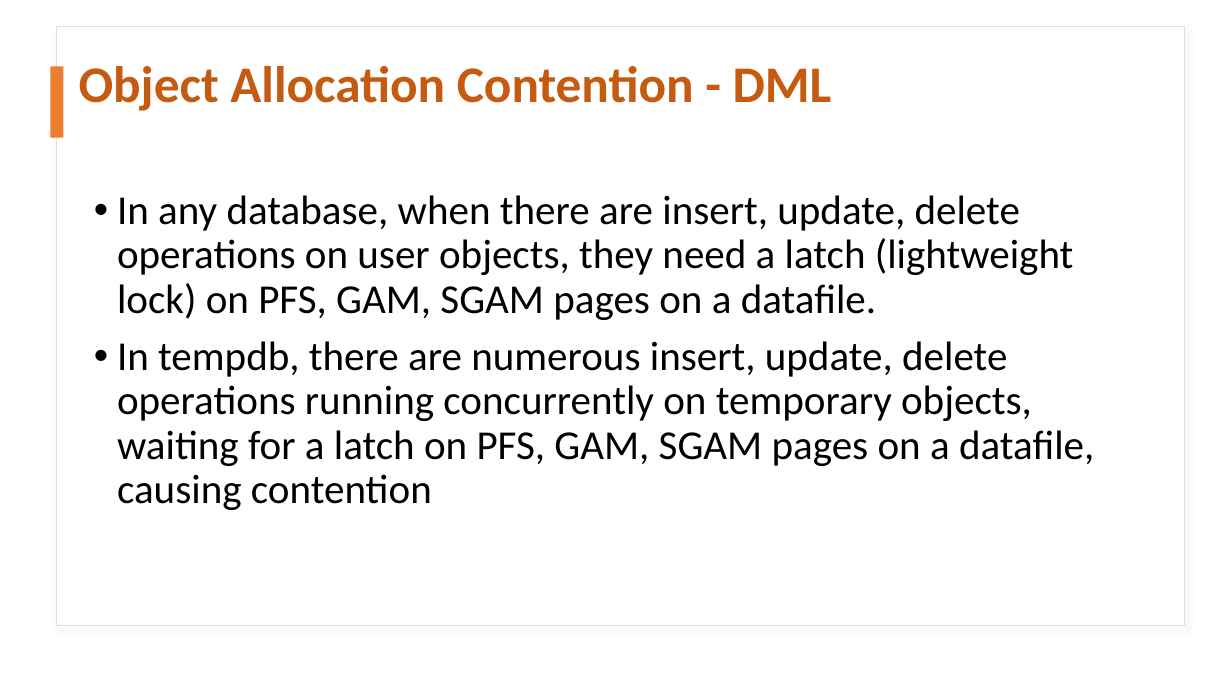
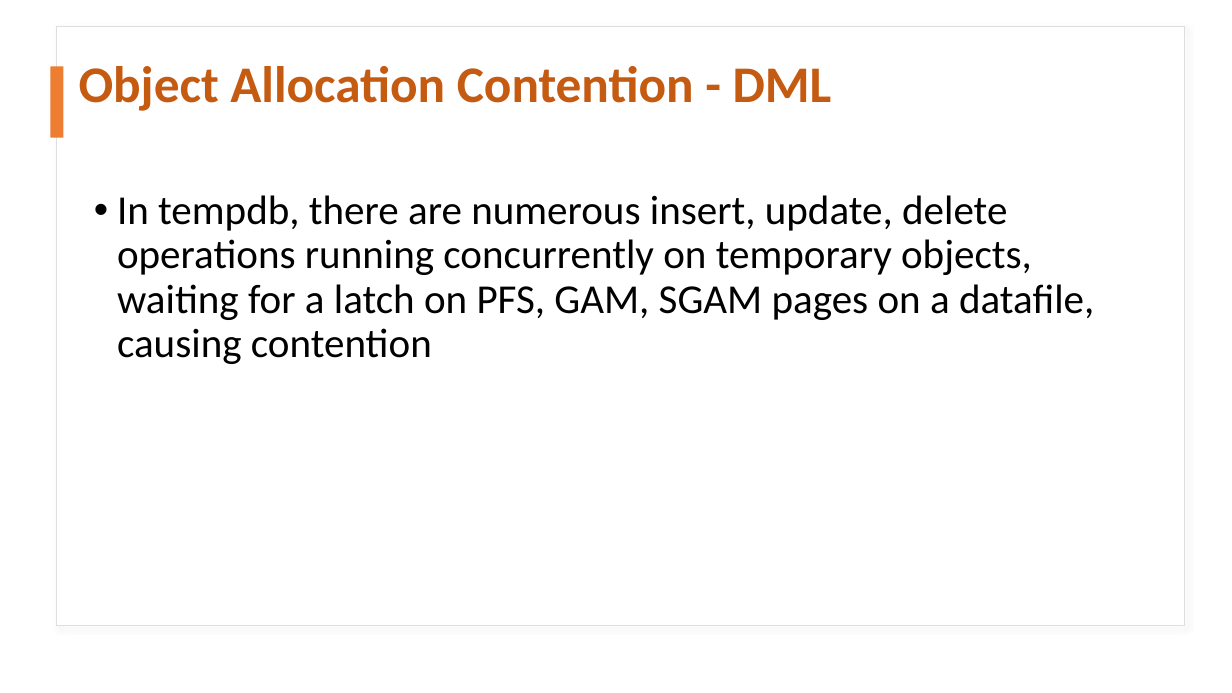
Before and after one commit to haripriyasb/tempdb, a slide deck: slide 10 of TEMPDB CONTENTION.pptx. Drawn at 1232x693 pixels with LibreOffice and Linux fonts; fonts in the diff are those of the drawing. Boxes give left, top, right and bottom in pixels: in the first picture for what was removed or moved away, otherwise in the second. Text is boxed around its words. In the diff, an @@ line names an element or a change of style, - is before the commit and + after.

```diff
--- a/TEMPDB CONTENTION.pptx
+++ b/TEMPDB CONTENTION.pptx
@@ text at (117, 195, 1074, 320): paragraph removed @@
-• In any database, when there are insert, update, delete operations on user objects, they need a latch (lightweight lock) on PFS, GAM, SGAM pages on a datafile.
```
Also in this commit, not shown: 7 other slides changed, 1 other file.
